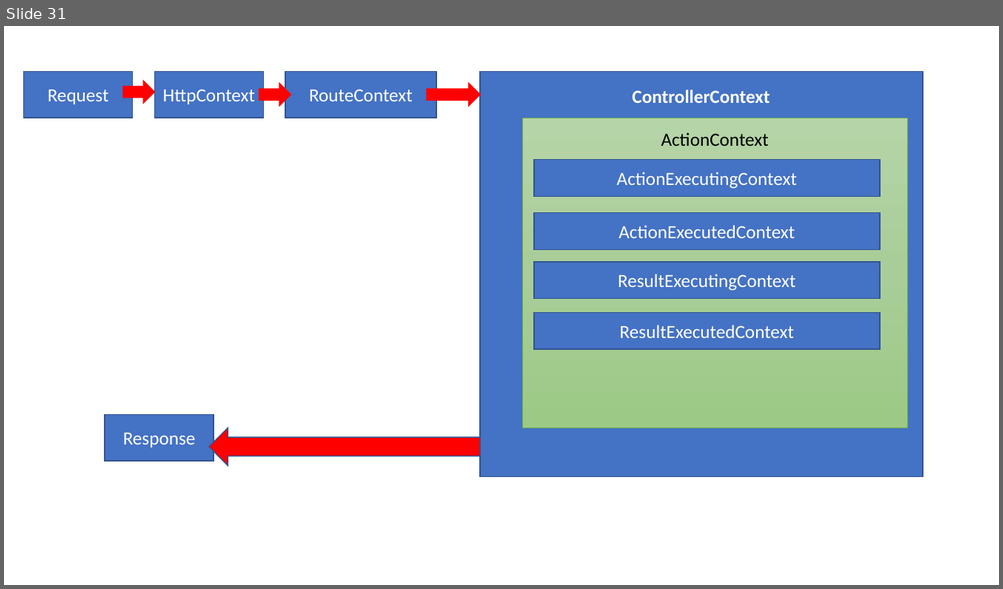
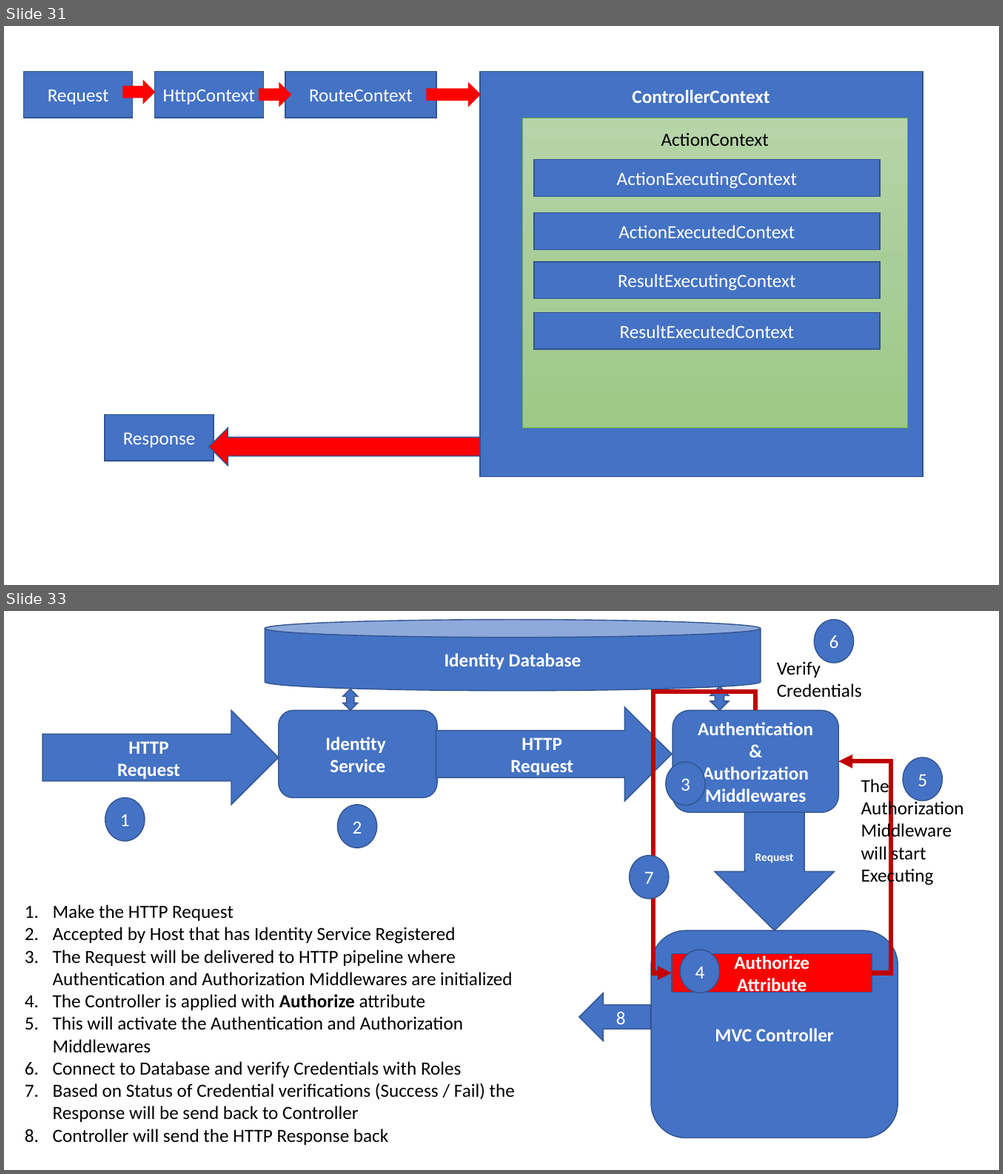
Before and after one commit to maheshsabnis/mbaspnetcore, a slide deck: mbaspnetcore6/MB_Training_Images.pptx. Shown one above the other, each under a label of ours: slide 31 before the commit, slides 31 and 33 after it; the slides between them are not shown. The pictures are 1003x589 and 1003x1174 pixels, drawn with LibreOffice and Linux fonts; fonts in the diff are those of the drawing. Boxes give left, top, right and bottom in pixels: in the first picture for what was removed or moved away, otherwise in the second. Text is boxed around its words. In the diff, an @@ line names an element or a change of style, - is before the commit and + after.

```diff
--- a/mbaspnetcore6/MB_Training_Images.pptx
+++ b/mbaspnetcore6/MB_Training_Images.pptx
@@ slide 33 added at (4, 611, 999, 1170), background #FFFFFF @@
@@ cylinder added at (264, 619, 760, 690), fill #4472C4, outline #325491 1 pt, 18 pt, text #FFFFFF, bold @@
+Identity Database
@@ ellipse added at (814, 619, 854, 663), fill #4472C4, outline #325491 1 pt, 18 pt, text #FFFFFF @@
+6
@@ text added at (777, 661, 862, 698), 18 pt, text #000000 @@
+Verify Credentials
@@ up down arrow added at (343, 689, 358, 711), fill #4472C4, outline #325491 1 pt @@
@@ elbow arrow added from (755, 710) to (671, 974), #C00000 4.5 pt @@
@@ up down arrow added at (711, 686, 729, 710), fill #4472C4, outline #325491 1 pt @@
@@ right arrow added at (42, 710, 279, 804), fill #4472C4, outline #325491 1 pt, 18 pt, text #FFFFFF, bold @@
+HTTP
+Request
@@ rounded rectangle added at (279, 710, 438, 797), fill #4472C4, outline #325491 1 pt, 18 pt, text #FFFFFF, bold @@
+Identity
+Service
@@ right arrow added at (436, 707, 671, 801), fill #4472C4, outline #325491 1 pt, 18 pt, text #FFFFFF, bold @@
+HTTP
+Request
@@ rounded rectangle added at (672, 710, 838, 812), fill #4472C4, outline #325491 1 pt, 18 pt, text #FFFFFF, bold @@
+Authentication
+&
+Authorization Middlewares
@@ ellipse added at (666, 763, 706, 806), fill #4472C4, outline #325491 1 pt, 18 pt, text #FFFFFF @@
+3
@@ elbow arrow added from (872, 974) to (838, 762), #C00000 4.5 pt @@
@@ ellipse added at (902, 758, 942, 801), fill #4472C4, outline #325491 1 pt, 18 pt, text #FFFFFF @@
+5
@@ text added at (861, 777, 964, 886), 18 pt, text #000000 @@
+The Authorization Middleware will start Executing
@@ ellipse added at (105, 798, 145, 842), fill #4472C4, outline #325491 1 pt, 18 pt, text #FFFFFF @@
+1
@@ ellipse added at (338, 805, 377, 849), fill #4472C4, outline #325491 1 pt, 18 pt, text #FFFFFF @@
+2
@@ down arrow added at (714, 812, 834, 931), fill #4472C4, outline #325491 1 pt, 11 pt, text #FFFFFF, bold @@
+Request
@@ ellipse added at (629, 856, 669, 899), fill #4472C4, outline #325491 1 pt, 18 pt, text #FFFFFF @@
+7
@@ text added at (53, 905, 515, 1145), 18 pt, text #000000 @@
+1. Make the HTTP Request
+2. Accepted by Host that has Identity Service Registered
+3. The Request will be delivered to HTTP pipeline where Authentication and Authorization Middlewares are initialized
+4. The Controller is applied with Authorize attribute
+5. This will activate the Authentication and Authorization Middlewares
+6. Connect to Database and verify Credentials with Roles
+7. Based on Status of Credential verifications (Success / Fail) the Response will be send back to Controller
+8. Controller will send the HTTP Response back
@@ rounded rectangle added at (651, 931, 897, 1139), fill #4472C4, outline #325491 1 pt, 18 pt, text #FFFFFF, bold @@
+MVC Controller
@@ rectangle added at (671, 954, 872, 993), fill #FF0000, outline #325491 1 pt, 18 pt, text #FFFFFF, bold @@
+Authorize
+Attribute
@@ ellipse added at (680, 950, 720, 993), fill #4472C4, outline #325491 1 pt, 18 pt, text #FFFFFF @@
+4
@@ left arrow added at (579, 993, 651, 1042), fill #4472C4, outline #325491 1 pt, 18 pt, text #FFFFFF @@
+8
```
Also in this commit, not shown: 1 other slide added, 2 other files.
